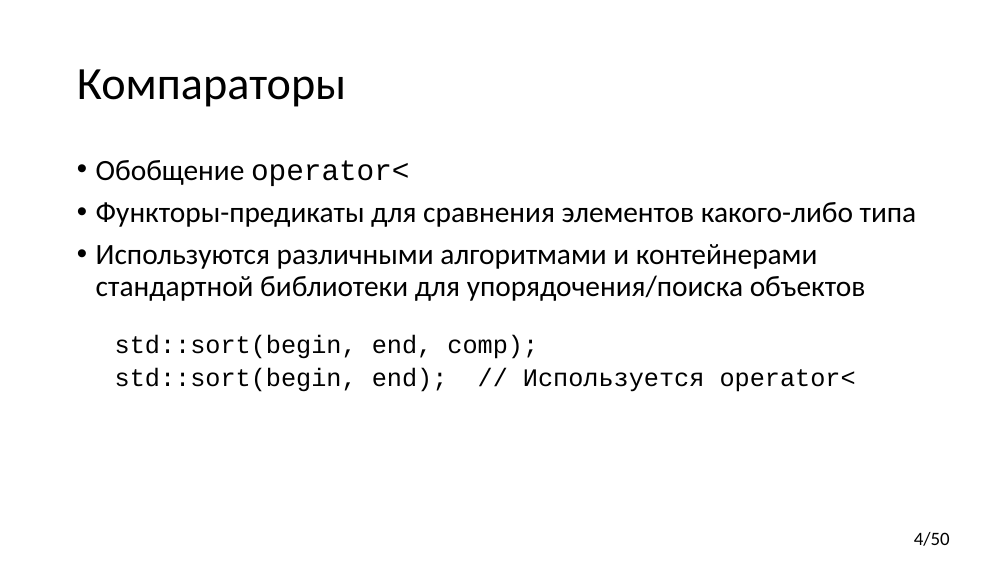
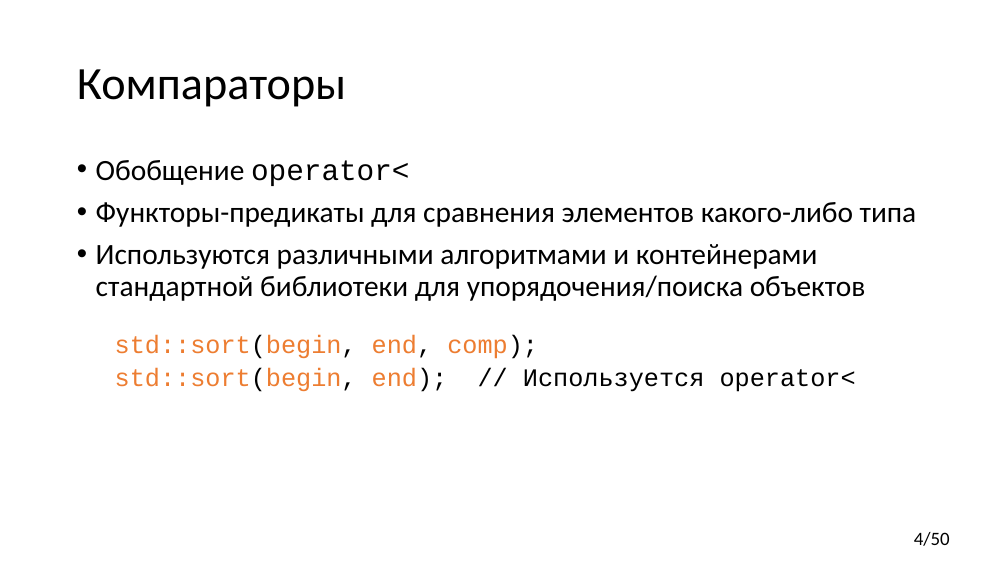
Before and after one commit to yugr/CppRussia, a slide deck: slide 4 of 2023/RU.pptx. Drawn at 1008x567 pixels with LibreOffice and Linux fonts; fonts in the diff are those of the drawing. Boxes give left, top, right and bottom in pixels: in the first picture for what was removed or moved away, otherwise in the second. Text is boxed around its words. In the diff, an @@ line names an element or a change of style, - is before the commit and + after.

Commit message:
Format code examples.

```diff
--- a/2023/RU.pptx
+++ b/2023/RU.pptx
@@ text at bbox=[115, 335, 856, 392]: text colour #000000 to #ED7D31 in "std::sort(begin, end, comp);", "std::sort(begin, end);" @@
```
Also in this commit, not shown: 22 other slides changed.
